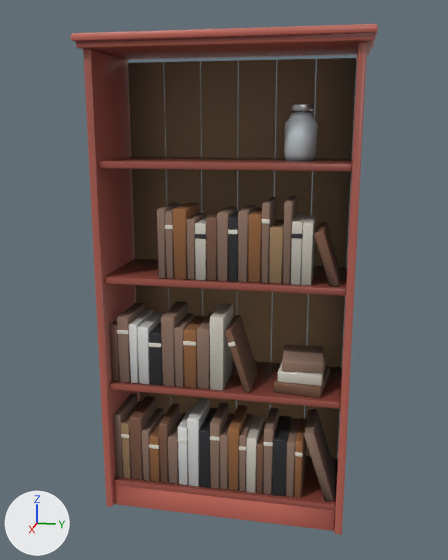
A saved change to the glTF model public/models/modcar/items/nd_bookshelf.glb.
Camera for both pictures: a camera (50 mm lens) standing at (1.942, 0.371, 1.269) and looking at (0.008, -0.016, 0.786). The lights are fixed; the arrows at lower left show +X, +Y and +Z. The first picture is the older version. Vertices at exactly the same position are counted once.

The first picture shows 'PART'.
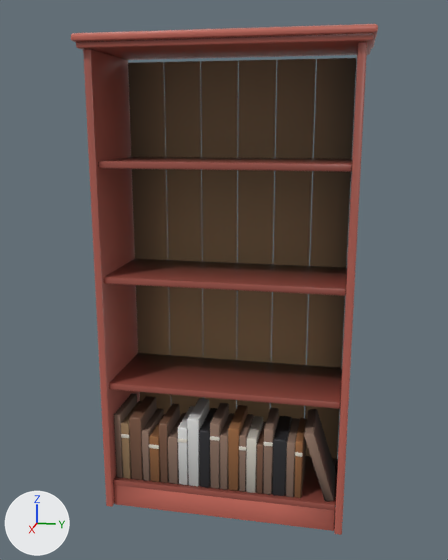
Changed parts and their boxes (x1, y1, x2, y2) in the pictures (448 x 560 px):
part 1 of me_part, deleted
    before: (110, 104, 340, 398)
part 2 of me_part, recoloured
    both: (109, 259, 346, 401)

What changed in the scene script:
```text
Change me_part:
    used by ob_part; location = (0.0, 0.0, 0.0)
    remove me_part.from_pydata(...)  # 2350 vertices, 4364 faces; spans x -0.17..0.19, y -0.43..0.43, z 0.0..1.53
    add me_part.from_pydata(...)  # 1300 vertices, 2428 faces; spans x -0.17..0.19, y -0.43..0.43, z 0.0..1.53
    me_part part 1: 41 loose pieces with 1050 vertices, spanning x -0.09..0.13, y -0.37..0.36, z 0.45..1.34, are deleted
    me_part part 2: 82 kept faces spanning x -0.15..0.15, y -0.38..0.38, z 0.1..1.15 get new vertex colours; the middle colour goes from grey #969696 to grey #979797
    other edits to the shape of me_part do not show in these pictures
    remove me_part.materials.append(mat_glass)
    remove me_part.materials.append(mat_alu)
```
